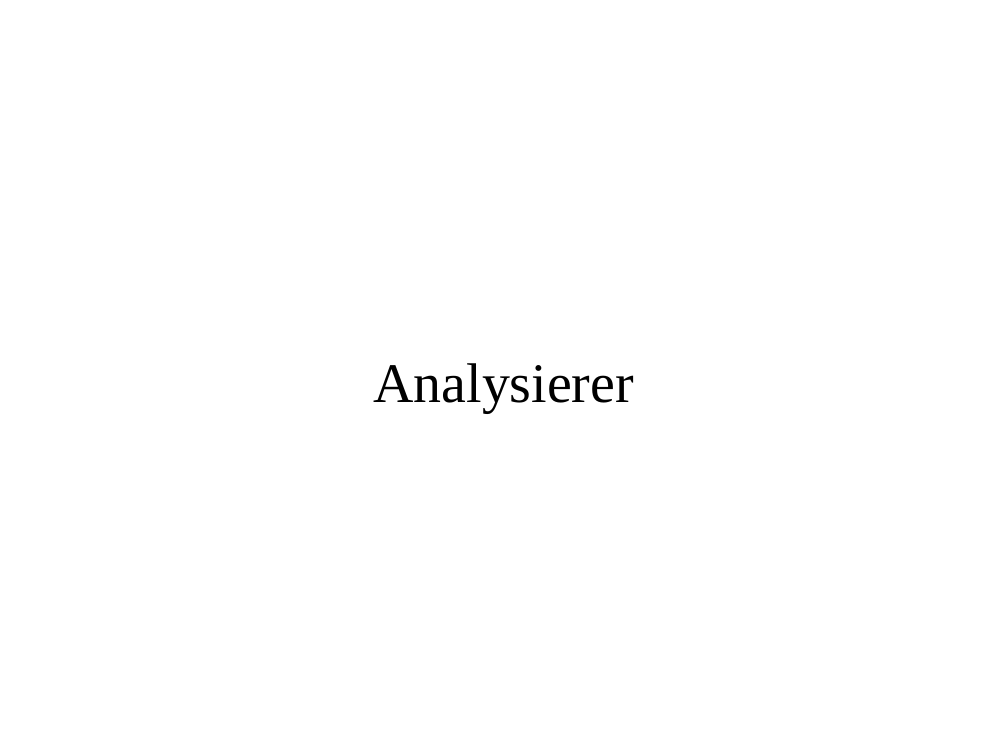
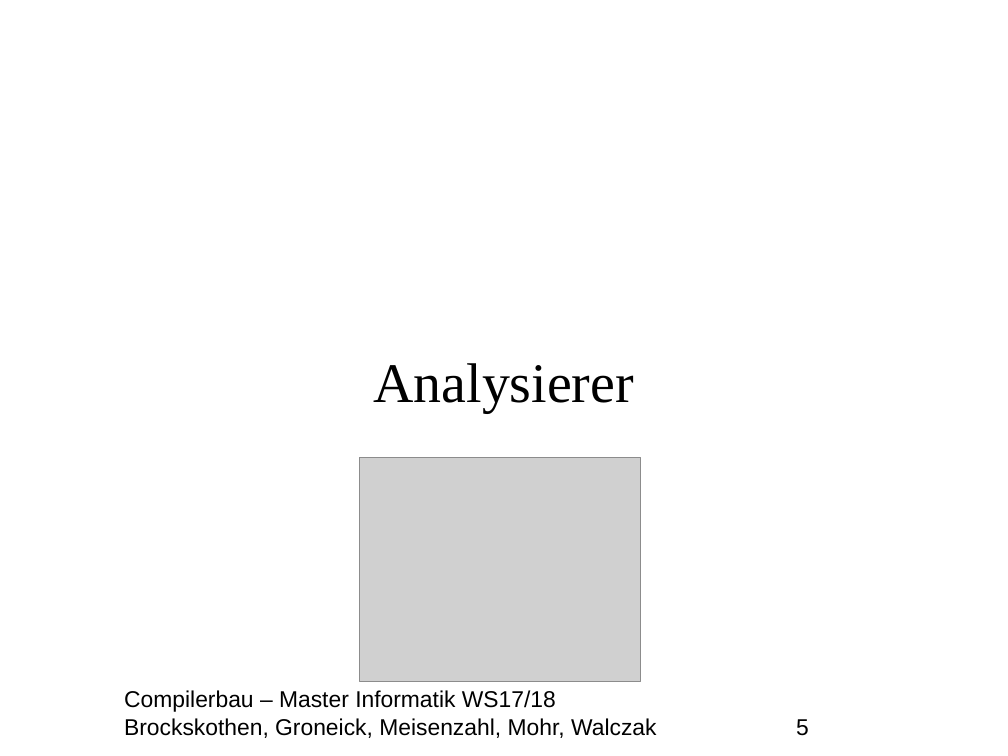
Before and after one commit to MasterInformatikHsBochum/Eine-deutsche-Praesentation, a slide deck: slide 5 of Präsentation.odp. Drawn at 1008x756 pixels with LibreOffice and Linux fonts; fonts in the diff are those of the drawing; grey boxes stand for pictures; background and template pictures are left out. Boxes give left, top, right and bottom in pixels: in the first picture for what was removed or moved away, otherwise in the second. Text is boxed around its words. In the diff, an @@ line names an element or a change of style, - is before the commit and + after.

```diff
--- a/Präsentation.odp
+++ b/Präsentation.odp
@@ picture added at [360,457,641,681] @@
@@ text added at [124,690,809,738], 18 pt, text #000000 @@
+Compilerbau – Master Informatik WS17/18
+Brockskothen, Groneick, Meisenzahl, Mohr, Walczak 5
```
Also in this commit, not shown: 9 other slides changed, 1 other file.
